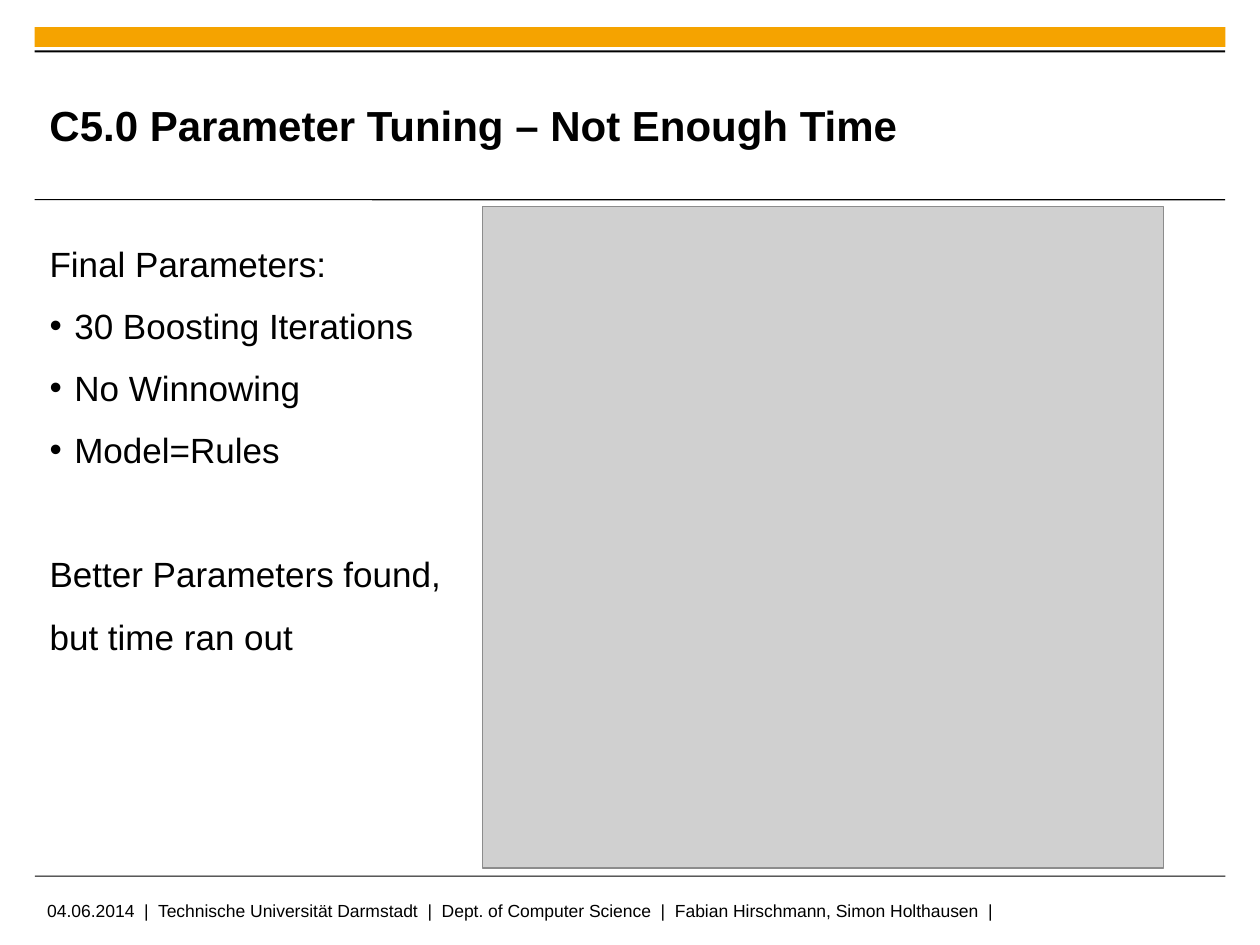
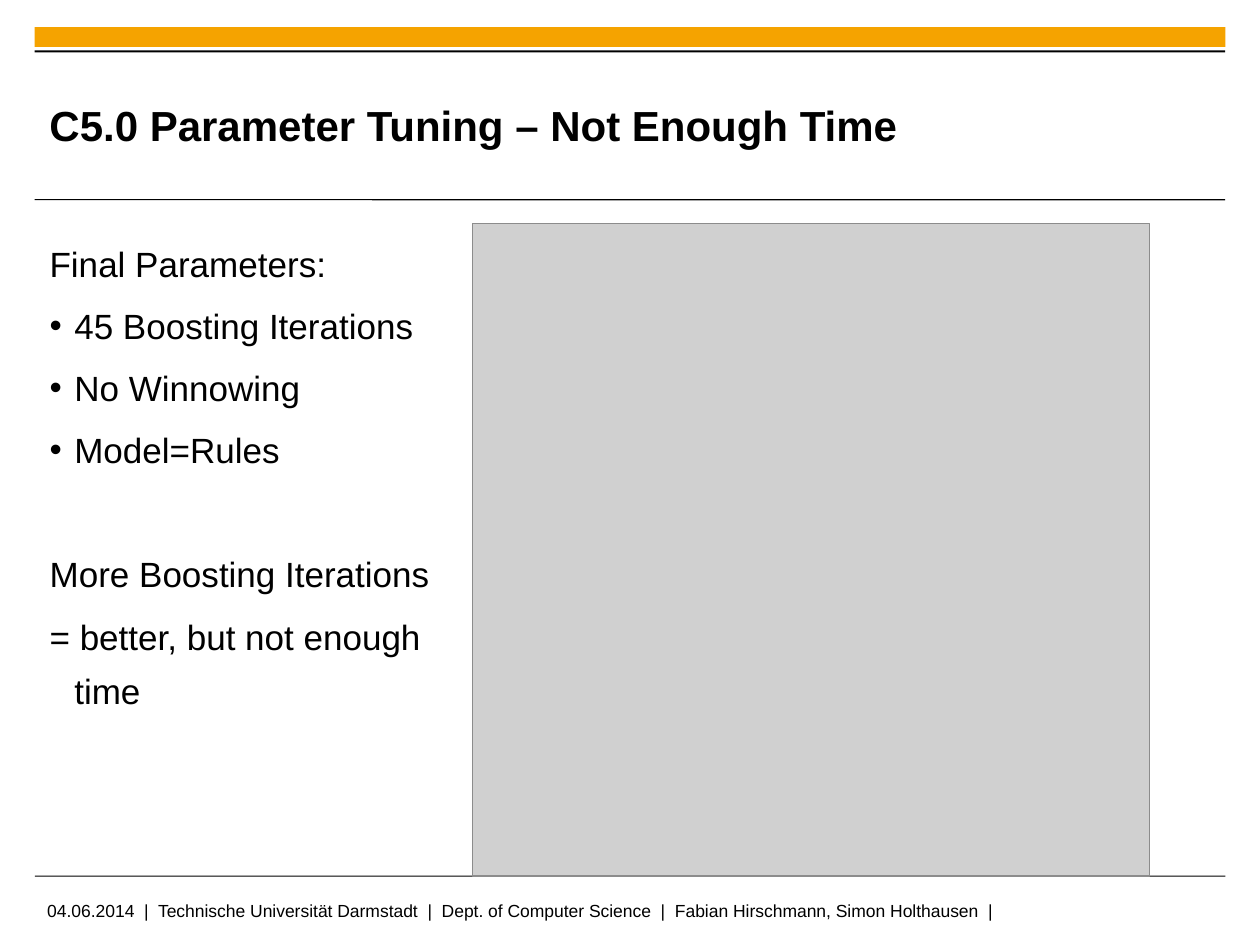
Before and after one commit to fhirschmann/ml_dmc2014, a slide deck: slide 7 of doc/pres-prudsys.pptx. Drawn at 1260x945 pixels with LibreOffice and Linux fonts; fonts in the diff are those of the drawing; grey boxes stand for pictures; background and template pictures are left out. Boxes give left, top, right and bottom in pixels: in the first picture for what was removed or moved away, otherwise in the second. Text is boxed around its words. In the diff, an @@ line names an element or a change of style, - is before the commit and + after.

Commit message:
update parametertuning

```diff
--- a/doc/pres-prudsys.pptx
+++ b/doc/pres-prudsys.pptx
@@ picture: place and size @@
-picture at (483,207,1164,868)
+picture at (472,223,1150,876)
@@ text at (74,313,413,346): text changed @@
-• 30 Boosting Iterations
+• 45 Boosting Iterations
@@ text at (50,561,429,705): text changed @@
-Better Parameters found,
-but time ran out
+More Boosting Iterations
+= better, but not enough
+time
```
Also in this commit, not shown: 1 other slide changed.
